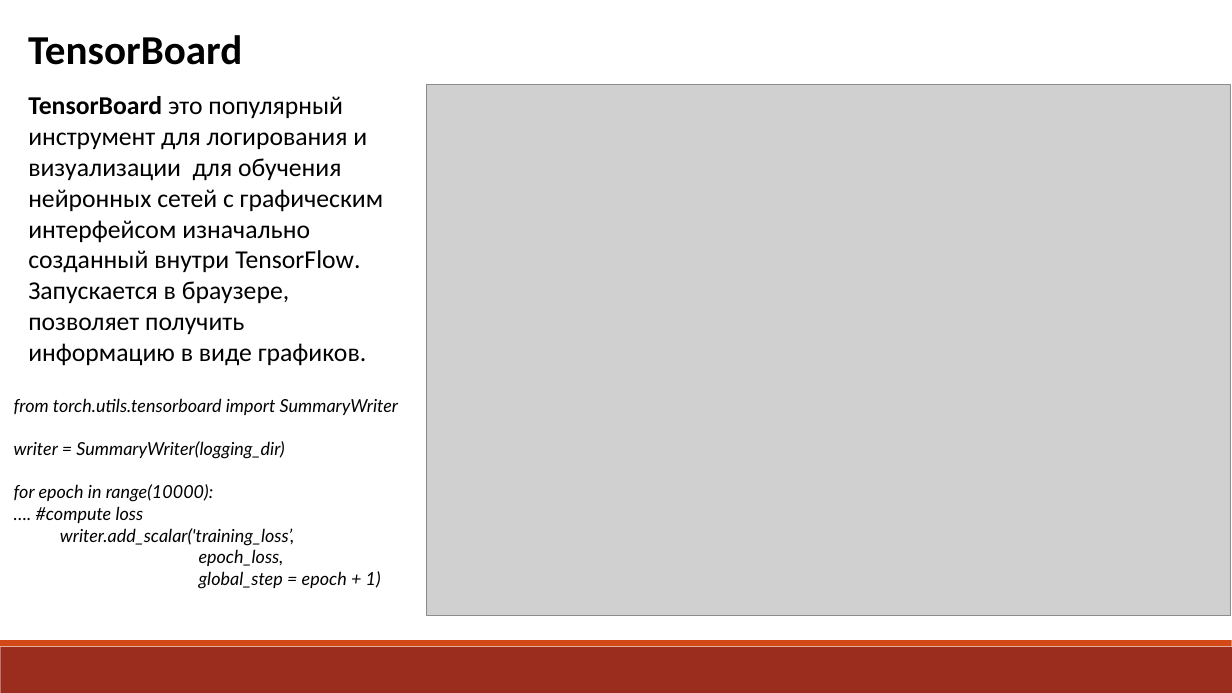
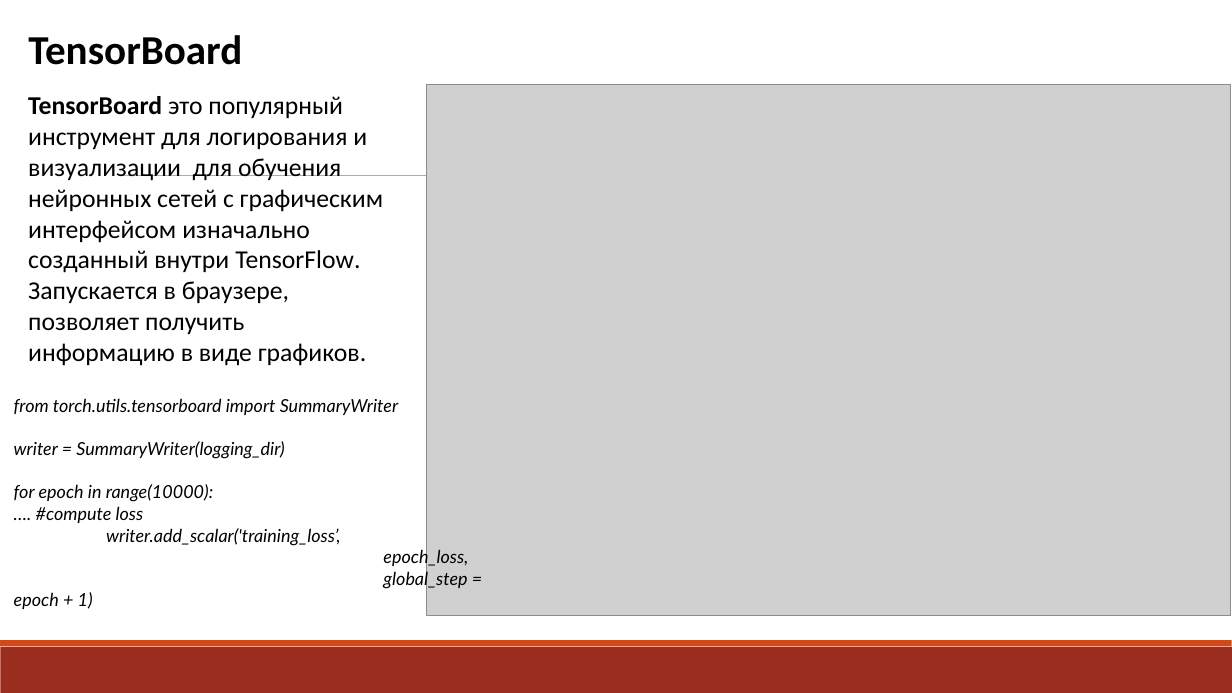
Before and after one commit to box1t/poor_monk, a slide deck: slide 21 of 7th_term/about_ai_course/ml/exam-frameworks/Лекция 13-pytorch.pptx (slide 28 before the commit). Drawn at 1232x693 pixels with LibreOffice and Linux fonts; fonts in the diff are those of the drawing; grey boxes stand for pictures. Boxes give left, top, right and bottom in pixels: in the first picture for what was removed or moved away, otherwise in the second. Text is boxed around its words. In the diff, an @@ line names an element or a change of style, - is before the commit and + after.

```diff
--- a/7th_term/about_ai_course/ml/exam-frameworks/Лекция 13-pytorch.pptx
+++ b/7th_term/about_ai_course/ml/exam-frameworks/Лекция 13-pytorch.pptx
@@ line added from (120, 176) to (1128, 176), #808080 0.5 pt @@
@@ text "from torch.utils.tensorboard import SummaryWriter" rewrapped from <box>14,398,398,589</box> to <box>14,398,468,609</box> @@
```
Also in this commit, not shown: 22 other slides changed, 7 slides removed, 40 other files.
